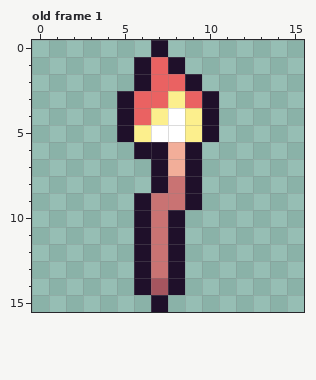
One commit to this pixel-art file: src/assets/torch.aseprite. Above: the version before the commit.
16x16 pixels, 1 frame. Shown: old frame 1. The commit also changed other frames, which this record leaves out.
New version:
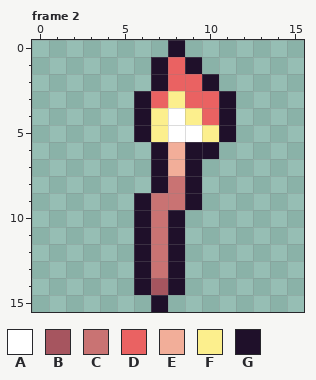
Palette (. is transparent): A #ffffff  B #a6555f  C #c97373  D #ea6262  E #f2ae99  F #fcef8d  G #1f102a
A new or re-ordered frame is compared with the old frame closest to it.
Change:
frames 1 -> 4
Frame 2 is new; against old frame 1:
y 0: x 7..8 G. -> .G
y 1: x 6..9 GDG. -> .GDG
y 2: x 6..7 GD -> .G; x 9..10 G. -> DG
y 3..4: x 5..6 GD -> .G; x 10..11 G. -> DG
y 5: x 5..7 GFA -> .GF; x 9..11 FG. -> AFG
y 6: x 6 G -> .; x 10 . -> G
Boxes around the changes in both pictures, in picture pixels (x1, y1, x2, y2):
changed: (117, 40, 236, 159)
